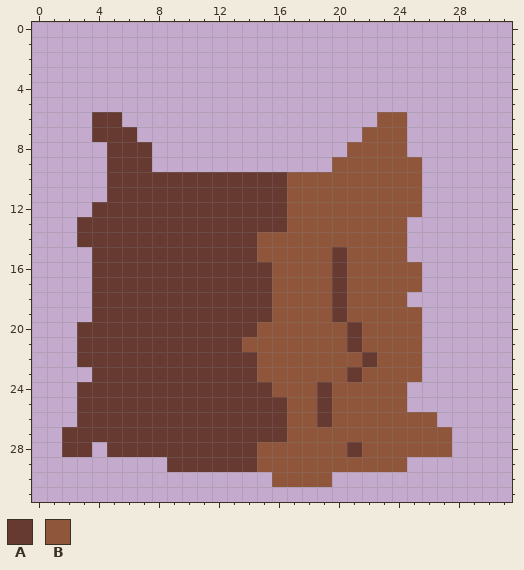
Pixel-art sprite: unorganisedAssets/Sprite-0009.png. Above: the version before the commit.
The file is 32x32 pixels.
Palette (. is transparent): A #663931  B #8f563b
The result:
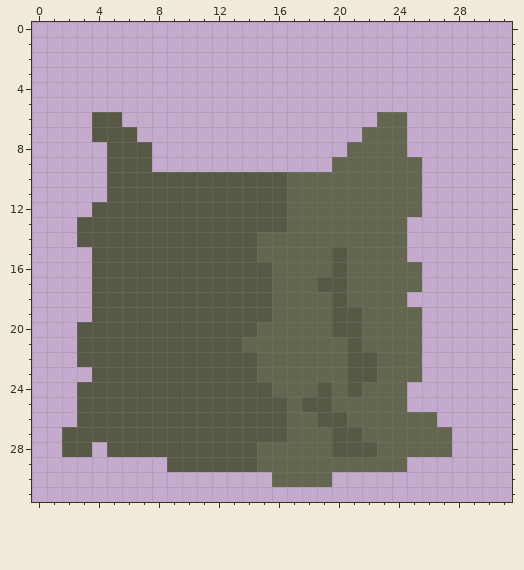
Difference:
colour A: #663931 -> #585945
colour B: #8f563b -> #65664f
y 17: x 19 B -> A
y 19: x 21 B -> A
y 20: x 20 B -> A
y 22: x 21 B -> A
y 23: x 22 B -> A
y 24: x 21 B -> A
y 25: x 18 B -> A
y 26: x 20 B -> A
y 27: x 20..21 BB -> AA
y 28: x 20 B -> A; x 22 B -> A
